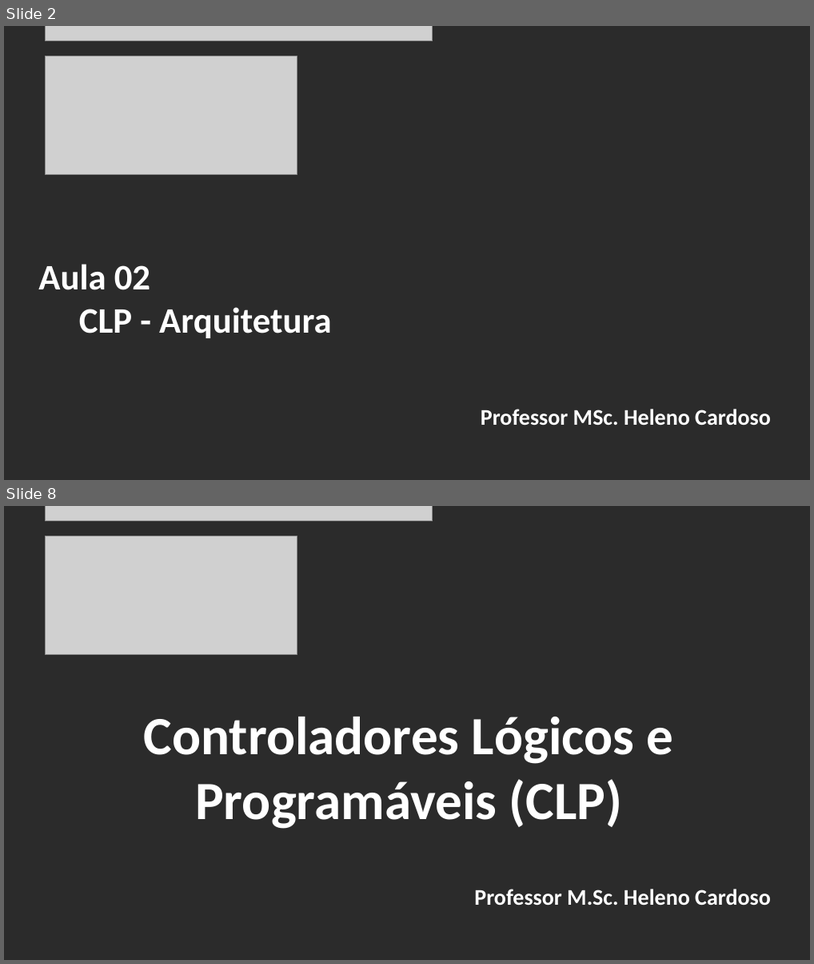
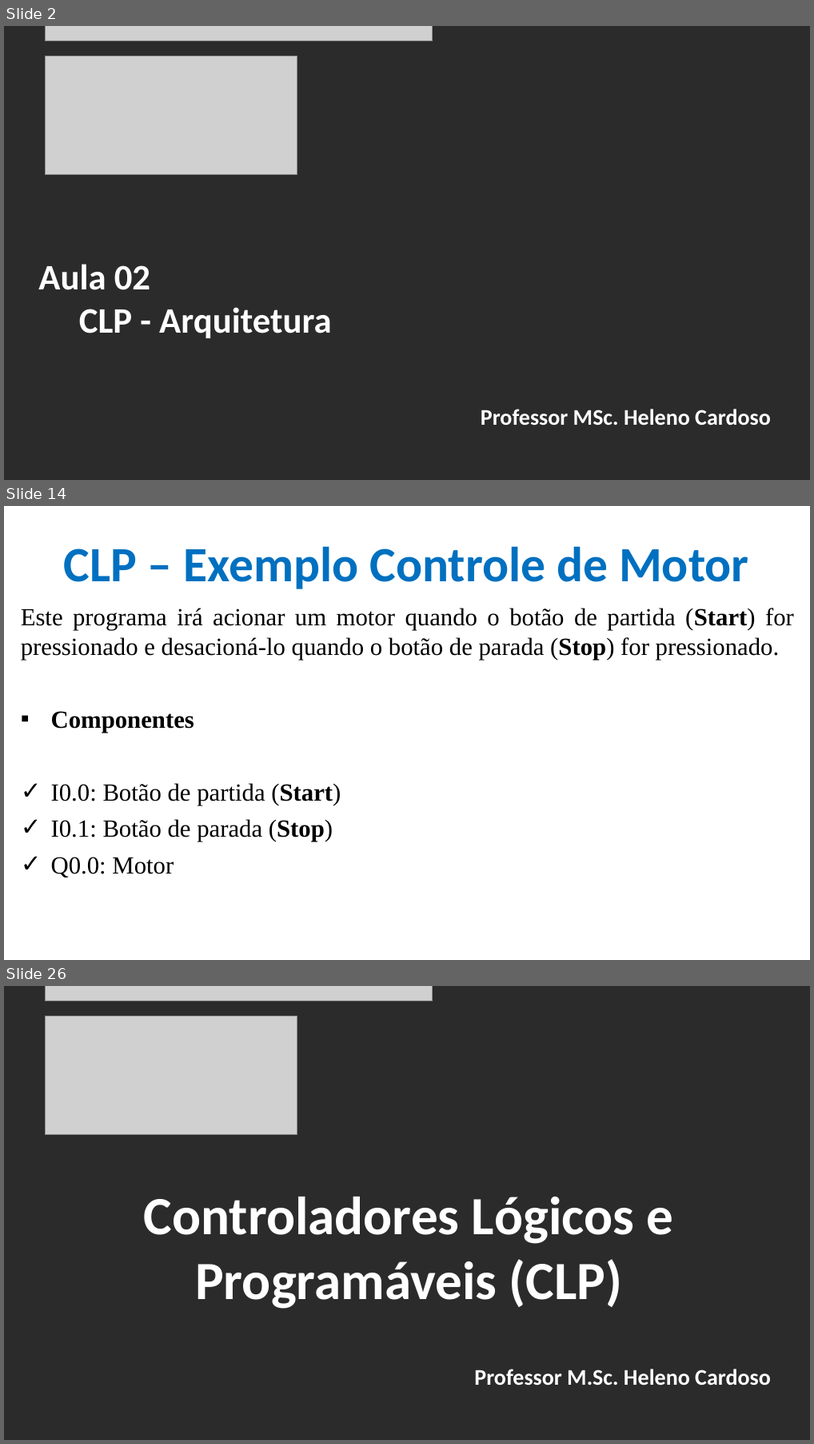
Before and after one commit to CloudEducationBrazil/WydenUniRuyControladoresLogicosProgCLP, a slide deck: 01 Classes/Aula2 - CLP - Arquitetura.pptx. Shown one above the other, each under a label of ours: slides 2 and 8 before the commit, slides 2, 14 and 26 after it; the slides between them are not shown. The pictures are 814x964 and 814x1444 pixels, drawn with LibreOffice and Linux fonts; fonts in the diff are those of the drawing; grey boxes stand for pictures; background and template pictures are left out; a plain dark background stands for a picture behind light text. Boxes give left, top, right and bottom in pixels: in the first picture for what was removed or moved away, otherwise in the second. Text is boxed around its words. In the diff, an @@ line names an element or a change of style, - is before the commit and + after.

```diff
--- a/01 Classes/Aula2 - CLP - Arquitetura.pptx
+++ b/01 Classes/Aula2 - CLP - Arquitetura.pptx
@@ slide 14 added at [4,506,810,960], background picture (left out) @@
@@ title added at [64,546,750,589], 44 pt, text #0070C0, bold @@
+CLP – Exemplo Controle de Motor
@@ text added at [21,608,794,877], 22 pt, text #000000 @@
+Este programa irá acionar um motor quando o botão de partida (Start) for pressionado e desacioná-lo quando o botão de parada (Stop) for pressionado.
+▪ Componentes
+✓ I0.0: Botão de partida (Start)
+✓ I0.1: Botão de parada (Stop)
+✓ Q0.0: Motor
@@ what was slide 8 is now slide 26 @@
```
Also in this commit, not shown: 5 slides changed, 17 other slides added, 2 other files.
